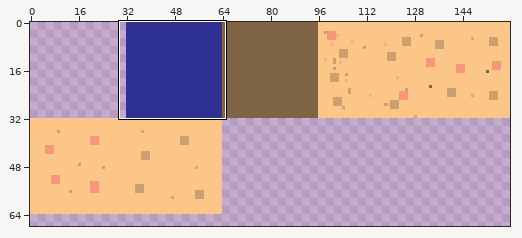
Sprite sheet, stored at sprites/sprite17/69bf5c0d-b09d-4ed3-8303-3907ad6d8c97.png. The picture above shows the old version from afar; the outline marks the close-up.
Close-up. As it was:
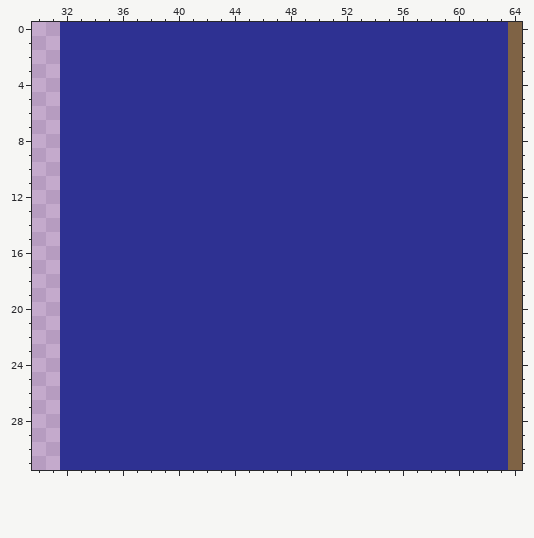
The file is 160x128 pixels. Colours within 5 levels of each other are drawn and written as one. Shown: x 30..64, y 0..31. The wide view leaves out empty margins. The commit also changed other parts of the picture, which this record leaves out.
After the commit:
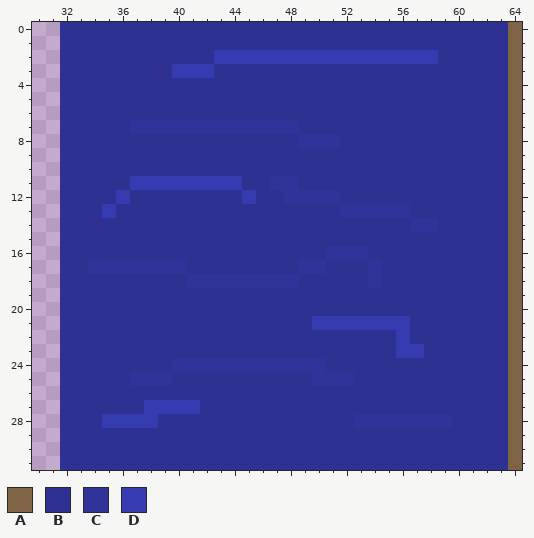
Palette (. is transparent): A #7f6345  B #2e3192  C #303399  D #373bb2
From old to new:
y 2: x 43..58 BBBBBBBBBBBBBBBB -> DDDDDDDDDDDDDDDD
y 3: x 40..42 BBB -> DDD
y 7: x 37..48 BBBBBBBBBBBB -> CCCCCCCCCCCC
y 8: x 49..51 BBB -> CCC
y 11: x 37..44 BBBBBBBB -> DDDDDDDD; x 47..48 BB -> CC
y 12: x 36 B -> D; x 45 B -> D; x 48..51 BBBB -> CCCC
y 13: x 35 B -> D; x 52..56 BBBBB -> CCCCC
y 14: x 57..58 BB -> CC
y 16: x 51..53 BBB -> CCC
y 17: x 34..40 BBBBBBB -> CCCCCCC; x 49..50 BB -> CC; x 54 B -> C
y 18: x 41..48 BBBBBBBB -> CCCCCCCC; x 54 B -> C
y 21: x 50..56 BBBBBBB -> DDDDDDD
y 22: x 56 B -> D
y 23: x 56..57 BB -> DD
y 24: x 40..50 BBBBBBBBBBB -> CCCCCCCCCCC
y 25: x 37..39 BBB -> CCC; x 50..52 BBB -> CCC
y 27: x 38..41 BBBB -> DDDD
y 28: x 35..38 BBBB -> DDDD; x 53..59 BBBBBBB -> CCCCCCC
